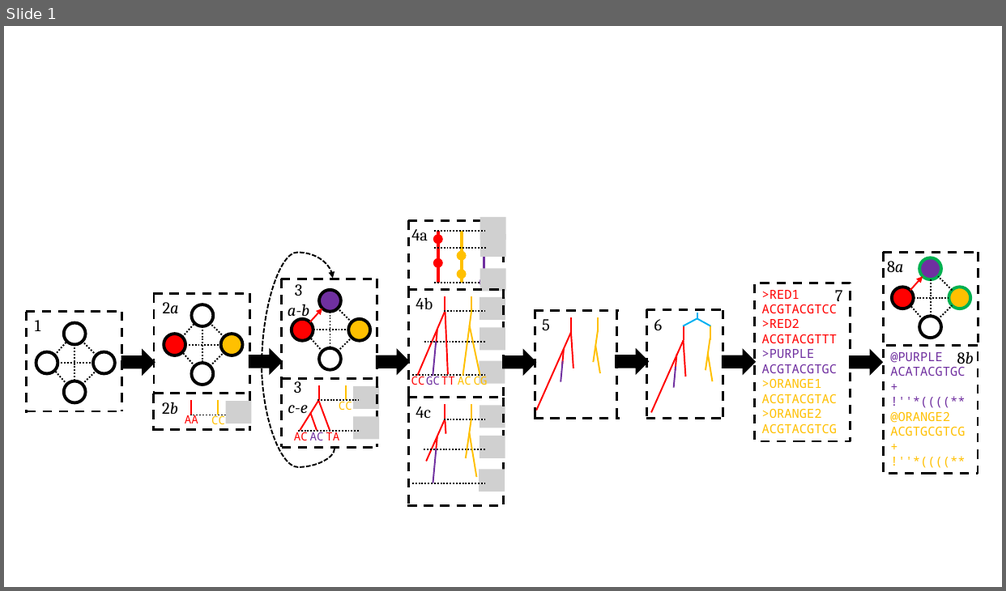
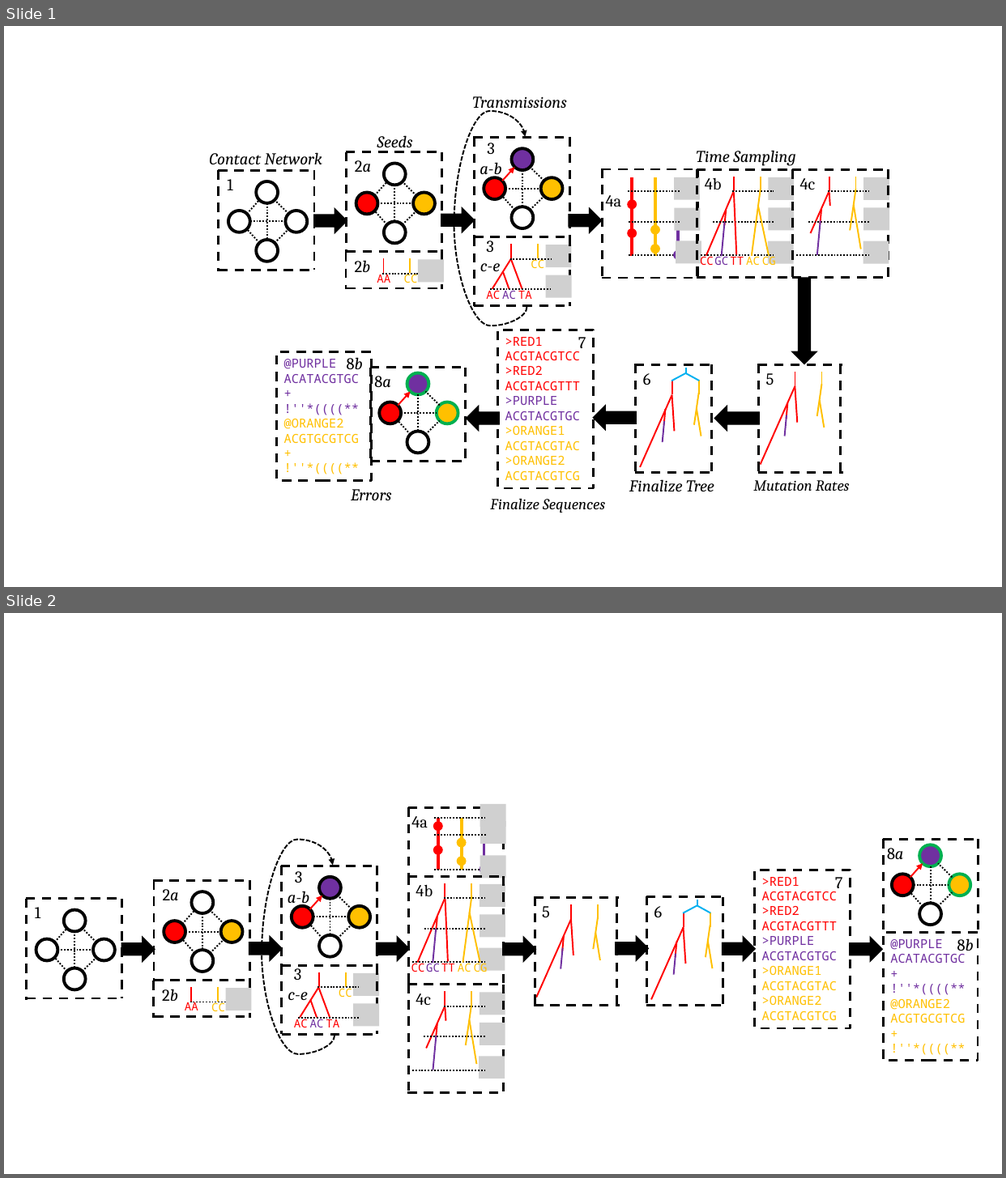
Before and after one commit to niemasd/FAVITES, a slide deck: figures/figures.pptx. Shown one above the other, each under a label of ours: slide 1 before the commit, slides 1 and 2 after it. The pictures are 1006x591 and 1006x1178 pixels, drawn with LibreOffice and Linux fonts; fonts in the diff are those of the drawing; grey boxes stand for pictures; background and template pictures are left out. Boxes give left, top, right and bottom in pixels: in the first picture for what was removed or moved away, otherwise in the second. Text is boxed around its words. In the diff, an @@ line names an element or a change of style, - is before the commit and + after.

Commit message:
Update workflow figure

```diff
--- a/figures/figures.pptx
+++ b/figures/figures.pptx
@@ slide 1 added at box(4, 26, 1002, 587), background #FFFFFF @@
@@ group added at box(209, 96, 889, 513): 121 lines, 32 texts, 21 ellipses, 12 pictures, 7 right arrows, 2 arrows, 2 rectangles, 1 curved arrow, 1 curved line @@
+1
+2a
+2b
+AA
+CC
+3
+a-b
+3
+c-e
+AC
+AC
+TA
+CC
+7
+>RED1
+ACGTACGTCC
+>RED2
+ACGTACGTTT
+>PURPLE
+ACGTACGTGC
+>ORANGE1
+ACGTACGTAC
+>ORANGE2
+ACGTACGTCG
+8a
+8b
+@PURPLE
+ACATACGTGC
++
+!''*((((**
+@ORANGE2
+ACGTGCGTCG
++
+!''*((((**
+4a
+4b
+AC
+CC
+GC
+TT
+CG
+4c
+5
+6
+Contact Network
+Seeds
+Transmissions
+Time Sampling
+Mutation Rates
+Finalize Tree
+Finalize Sequences
+Errors
@@ what was slide 1 is now slide 2 @@
```
